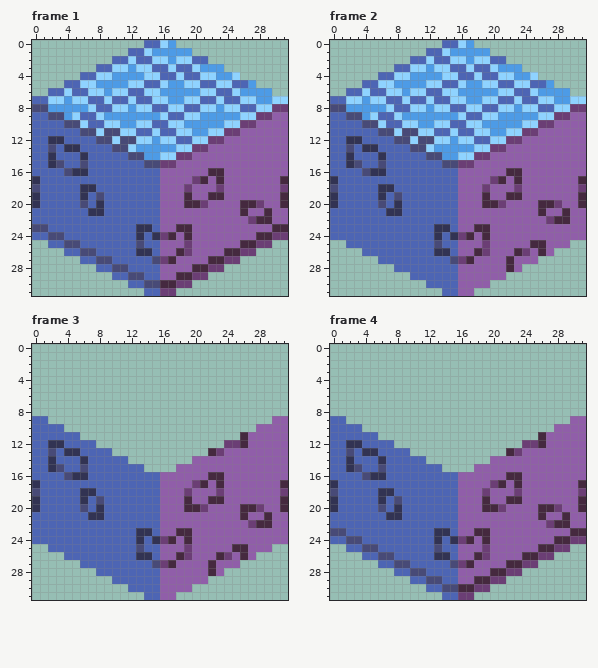
Pixel-art file: Assets/Art/Stone/S_Wall_Stone_Real_Cube.aseprite. The picture above was drawn from the file before the commit.
32x32 pixels, 4 frames. Shown: frame 1, frame 2, frame 3, frame 4.
After the commit:
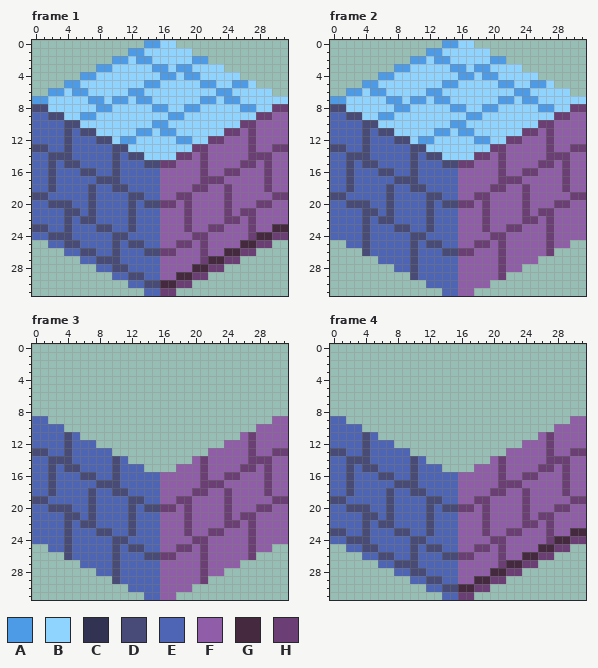
Palette (. is transparent): A #4d9be6  B #8fd3ff  C #323353  D #484a77  E #4d65b4  F #905ea9  G #45293f  H #6b3e75
What changed:
layer "Flattened Copy" now hidden
layer "Layer 1" now hidden
layer "Flattened #2" added
Frame 1, layer "Flattened #2":
y 0: x 14..15 EE -> AA; x 17 A -> B
y 1: x 12..13 EE -> AA; x 15..19 AAAAA -> BBBBB
y 2: x 10..11 EE -> AA; x 13..14 EE -> AA; x 17 A -> B; x 20..21 EE -> AA
y 3: x 8..9 EE -> AA; x 12 A -> B; x 15..16 EE -> AA; x 18..19 EE -> AA; x 21..23 AAA -> BBB
y 4: x 6..7 EE -> AA; x 10..13 AAAA -> BBBB; x 16..17 EE -> AA; x 19..20 EE -> AA; x 23..24 AA -> BB
y 5: x 4..5 EE -> AA; x 8..11 AAAA -> BBBB; x 14..15 EE -> AA; x 17..18 AA -> BB; x 21..22 EE -> AA; x 25..27 EEA -> AAB
y 6: x 2..3 EE -> AA; x 5..6 EE -> AA; x 9 A -> B; x 12..13 EE -> AA; x 16..20 AAAAA -> BBBBB; x 23..24 EE -> AA; x 26..29 AAAA -> BBBB
y 7: x 0..1 EE -> AA; x 4 A -> B; x 7..8 EE -> AA; x 10..11 EE -> AA; x 13..14 EE -> AA; x 17..18 AA -> BB; x 21..22 EE -> AA; x 24..25 EE -> AA; x 28..29 AA -> BB
y 8: x 2..6 AAAAA -> BBBBB; x 8..9 EE -> AA; x 12 A -> B; x 15..16 EE -> AA; x 19..20 EE -> AA; x 23 A -> B; x 26..27 EE -> AA
y 9: x 4 A -> B; x 6..7 EE -> AA; x 9..15 AAAAAAA -> BBBBBBB; x 17..18 EE -> AA; x 21..25 AAAAA -> BBBBB
y 10: x 7..8 EE -> BB; x 11..12 AA -> BB; x 15..16 EE -> AA; x 19..23 AAAAA -> BBBBB
y 11: x 4 E -> D; x 9..10 DD -> BB; x 13..14 EE -> AA; x 16..17 EE -> AA; x 20..21 AA -> BB; x 27 F -> H
y 12: x 2..4 CCE -> EED; x 11..12 DD -> AA; x 15 A -> B; x 18..19 EE -> AA; x 27 F -> H
y 13: x 0..2 EED -> DDE; x 4..5 CC -> DE; x 13..17 AAAAA -> BBBBB; x 27 F -> H; x 30..31 FF -> HH
y 14: x 2..4 CEE -> DDD; x 6 C -> E; x 10 E -> D; x 14..15 AA -> BB; x 21 F -> H; x 27..29 FFF -> HHH
y 15: x 2..6 CDEED -> DEDDE; x 10 E -> D; x 21 F -> H; x 26..27 FF -> HH; x 29 F -> H
y 16: x 2 E -> D; x 4..7 DCCE -> EEDD; x 10 E -> D; x 21..25 FGGFF -> HFFHH; x 29 F -> H
y 17: x 0 C -> E; x 2 E -> D; x 8..10 EEE -> DDD; x 20..23 HGFG -> FHHH; x 29 F -> H; x 31 G -> F
y 18: x 0 D -> E; x 2 E -> D; x 6..7 CC -> ED; x 10..11 EE -> DD; x 19..21 HFF -> FHH; x 23..24 HF -> FH; x 29 F -> H; x 31 H -> F
y 19: x 0..1 CE -> DD; x 6..8 CED -> EDE; x 12..13 EE -> DD; x 18..19 FG -> HH; x 22..24 GGF -> FFH; x 30..31 FG -> HH
y 20: x 0 C -> E; x 2..4 EEE -> DDD; x 6..8 DEC -> EDE; x 12 E -> D; x 14..17 EEFF -> DDHH; x 19..21 GGH -> HFF; x 24 F -> H; x 26..27 GG -> FF; x 29 F -> H; x 31 G -> F
y 21: x 4..5 EE -> DD; x 7..8 CC -> DE; x 12 E -> D; x 19 F -> H; x 24 F -> H; x 26..27 GF -> HH; x 29 G -> F
y 22: x 4 E -> D; x 6..7 EE -> DD; x 12 E -> D; x 19 F -> H; x 24..25 FF -> HH; x 28..29 GG -> FF
y 23: x 4 E -> D; x 8..9 EE -> DD; x 12..14 ECC -> DEE; x 18..19 GG -> FH; x 22..23 FF -> HH; x 27 F -> H
y 24: x 4 E -> D; x 10..11 EE -> DD; x 13 C -> E; x 15..17 CHG -> EFF; x 19..21 GFF -> FHH; x 27 F -> H
y 25: x 10 E -> D; x 12 E -> D; x 18 F -> H; x 21 F -> H
y 26: x 10 E -> D; x 13..19 CCEFFGH -> EDDHHFF; x 21 F -> H
y 27: x 10 E -> D; x 15..17 DHG -> EFF; x 21 F -> H
Frame 2, layer "Flattened #2":
y 0: x 14..15 EE -> AA; x 17 A -> B
y 1: x 12..13 EE -> AA; x 15..19 AAAAA -> BBBBB
y 2: x 10..11 EE -> AA; x 13..14 EE -> AA; x 17 A -> B; x 20..21 EE -> AA
y 3: x 8..9 EE -> AA; x 12 A -> B; x 15..16 EE -> AA; x 18..19 EE -> AA; x 21..23 AAA -> BBB
y 4: x 6..7 EE -> AA; x 10..13 AAAA -> BBBB; x 16..17 EE -> AA; x 19..20 EE -> AA; x 23..24 AA -> BB
y 5: x 4..5 EE -> AA; x 8..11 AAAA -> BBBB; x 14..15 EE -> AA; x 17..18 AA -> BB; x 21..22 EE -> AA; x 25..27 EEA -> AAB
y 6: x 2..3 EE -> AA; x 5..6 EE -> AA; x 9 A -> B; x 12..13 EE -> AA; x 16..20 AAAAA -> BBBBB; x 23..24 EE -> AA; x 26..29 AAAA -> BBBB
y 7: x 0..1 EE -> AA; x 4 A -> B; x 7..8 EE -> AA; x 10..11 EE -> AA; x 13..14 EE -> AA; x 17..18 AA -> BB; x 21..22 EE -> AA; x 24..25 EE -> AA; x 28..29 AA -> BB
y 8: x 2..6 AAAAA -> BBBBB; x 8..9 EE -> AA; x 12 A -> B; x 15..16 EE -> AA; x 19..20 EE -> AA; x 23 A -> B; x 26..27 EE -> AA
y 9: x 4 A -> B; x 6..7 EE -> AA; x 9..15 AAAAAAA -> BBBBBBB; x 17..18 EE -> AA; x 21..25 AAAAA -> BBBBB
y 10: x 7..8 EE -> BB; x 11..12 AA -> BB; x 15..16 EE -> AA; x 19..23 AAAAA -> BBBBB
y 11: x 4 E -> D; x 9..10 DD -> BB; x 13..14 EE -> AA; x 16..17 EE -> AA; x 20..21 AA -> BB; x 27 F -> H
y 12: x 2..4 CCE -> EED; x 11..12 DD -> AA; x 15 A -> B; x 18..19 EE -> AA; x 27 F -> H
y 13: x 0..2 EED -> DDE; x 4..5 CC -> DE; x 13..17 AAAAA -> BBBBB; x 27 F -> H; x 30..31 FF -> HH
y 14: x 2..4 CEE -> DDD; x 6 C -> E; x 10 E -> D; x 14..15 AA -> BB; x 21 F -> H; x 27..29 FFF -> HHH
y 15: x 2..6 CDEED -> DEDDE; x 10 E -> D; x 21 F -> H; x 26..27 FF -> HH; x 29 F -> H
y 16: x 2 E -> D; x 4..7 DCCE -> EEDD; x 10 E -> D; x 21..25 FGGFF -> HFFHH; x 29 F -> H
y 17: x 0 C -> E; x 2 E -> D; x 8..10 EEE -> DDD; x 20..23 HGFG -> FHHH; x 29 F -> H; x 31 G -> F
y 18: x 0 D -> E; x 2 E -> D; x 6..7 CC -> ED; x 10..11 EE -> DD; x 19..21 HFF -> FHH; x 23..24 HF -> FH; x 29 F -> H; x 31 H -> F
y 19: x 0..1 CE -> DD; x 6..8 CED -> EDE; x 12..13 EE -> DD; x 18..19 FG -> HH; x 22..24 GGF -> FFH; x 30..31 FG -> HH
y 20: x 0 C -> E; x 2..4 EEE -> DDD; x 6..8 DEC -> EDE; x 12 E -> D; x 14..17 EEFF -> DDHH; x 19..21 GGH -> HFF; x 24 F -> H; x 26..27 GG -> FF; x 29 F -> H; x 31 G -> F
y 21: x 4..5 EE -> DD; x 7..8 CC -> DE; x 12 E -> D; x 19 F -> H; x 24 F -> H; x 26..27 GF -> HH; x 29 G -> F
y 22: x 4 E -> D; x 6..7 EE -> DD; x 12 E -> D; x 19 F -> H; x 24..25 FF -> HH; x 28..29 GG -> FF
y 23: x 4 E -> D; x 8..9 EE -> DD; x 12..14 ECC -> DEE; x 18..19 GG -> FH; x 22..23 FF -> HH; x 27 F -> H
y 24: x 4 E -> D; x 10..11 EE -> DD; x 13 C -> E; x 15..17 CHG -> EFF; x 19..21 GFF -> FHH; x 27 F -> H
y 25: x 4 E -> D; x 10 E -> D; x 12 E -> D; x 18 F -> H; x 21 F -> H; x 25..27 GGF -> FFH
y 26: x 4 E -> D; x 10 E -> D; x 13..19 CCEFFGH -> EDDHHFF; x 21 F -> H; x 23..24 GH -> FF; x 26..27 GF -> FH
y 27: x 10 E -> D; x 15..17 DHG -> EFF; x 21..22 FG -> HF
y 28: x 10 E -> D; x 21..22 FG -> HF
y 29: x 10 E -> D; x 21 F -> H
Frame 3, layer "Flattened #2":
y 11: x 4 E -> D; x 26..27 GF -> FH
y 12: x 2..4 CCE -> EED; x 24..27 HHGF -> FFFH
y 13: x 0..2 EED -> DDE; x 4..5 CC -> DE; x 22..23 GH -> FF; x 27 F -> H; x 30..31 FF -> HH
y 14: x 2..4 CEE -> DDD; x 6 C -> E; x 10 E -> D; x 21 F -> H; x 27..29 FFF -> HHH
y 15: x 2..6 CDEED -> DEDDE; x 10 E -> D; x 21 F -> H; x 26..27 FF -> HH; x 29 F -> H
y 16: x 2 E -> D; x 4..7 DCCE -> EEDD; x 10 E -> D; x 21..25 FGGFF -> HFFHH; x 29 F -> H
y 17: x 0 C -> E; x 2 E -> D; x 8..10 EEE -> DDD; x 20..23 HGFG -> FHHH; x 29 F -> H; x 31 G -> F
y 18: x 0 D -> E; x 2 E -> D; x 6..7 CC -> ED; x 10..11 EE -> DD; x 19..21 HFF -> FHH; x 23..24 HF -> FH; x 29 F -> H; x 31 H -> F
y 19: x 0..1 CE -> DD; x 6..8 CED -> EDE; x 12..13 EE -> DD; x 18..19 FG -> HH; x 22..24 GGF -> FFH; x 30..31 FG -> HH
y 20: x 0 C -> E; x 2..4 EEE -> DDD; x 6..8 DEC -> EDE; x 12 E -> D; x 14..17 EEFF -> DDHH; x 19..21 GGH -> HFF; x 24 F -> H; x 26..27 GG -> FF; x 29 F -> H; x 31 G -> F
y 21: x 4..5 EE -> DD; x 7..8 CC -> DE; x 12 E -> D; x 19 F -> H; x 24 F -> H; x 26..27 GF -> HH; x 29 G -> F
y 22: x 4 E -> D; x 6..7 EE -> DD; x 12 E -> D; x 19 F -> H; x 24..25 FF -> HH; x 28..29 GG -> FF
y 23: x 4 E -> D; x 8..9 EE -> DD; x 12..14 ECC -> DEE; x 18..19 GG -> FH; x 22..23 FF -> HH; x 27 F -> H
y 24: x 4 E -> D; x 10..11 EE -> DD; x 13 C -> E; x 15..17 CHG -> EFF; x 19..21 GFF -> FHH; x 27 F -> H
y 25: x 4 E -> D; x 10 E -> D; x 12 E -> D; x 18 F -> H; x 21 F -> H; x 25..27 GGF -> FFH
y 26: x 4 E -> D; x 10 E -> D; x 13..19 CCEFFGH -> EDDHHFF; x 21 F -> H; x 23..24 GH -> FF; x 26..27 GF -> FH
y 27: x 10 E -> D; x 15..17 DHG -> EFF; x 21..22 FG -> HF
y 28: x 10 E -> D; x 21..22 FG -> HF
y 29: x 10 E -> D; x 21 F -> H
Frame 4, layer "Flattened #2":
y 11: x 4 E -> D; x 26..27 GF -> FH
y 12: x 2..4 CCE -> EED; x 24..27 HHGF -> FFFH
y 13: x 0..2 EED -> DDE; x 4..5 CC -> DE; x 22..23 GH -> FF; x 27 F -> H; x 30..31 FF -> HH
y 14: x 2..4 CEE -> DDD; x 6 C -> E; x 10 E -> D; x 21 F -> H; x 27..29 FFF -> HHH
y 15: x 2..6 CDEED -> DEDDE; x 10 E -> D; x 21 F -> H; x 26..27 FF -> HH; x 29 F -> H
y 16: x 2 E -> D; x 4..7 DCCE -> EEDD; x 10 E -> D; x 21..25 FGGFF -> HFFHH; x 29 F -> H
y 17: x 0 C -> E; x 2 E -> D; x 8..10 EEE -> DDD; x 20..23 HGFG -> FHHH; x 29 F -> H; x 31 G -> F
y 18: x 0 D -> E; x 2 E -> D; x 6..7 CC -> ED; x 10..11 EE -> DD; x 19..21 HFF -> FHH; x 23..24 HF -> FH; x 29 F -> H; x 31 H -> F
y 19: x 0..1 CE -> DD; x 6..8 CED -> EDE; x 12..13 EE -> DD; x 18..19 FG -> HH; x 22..24 GGF -> FFH; x 30..31 FG -> HH
y 20: x 0 C -> E; x 2..4 EEE -> DDD; x 6..8 DEC -> EDE; x 12 E -> D; x 14..17 EEFF -> DDHH; x 19..21 GGH -> HFF; x 24 F -> H; x 26..27 GG -> FF; x 29 F -> H; x 31 G -> F
y 21: x 4..5 EE -> DD; x 7..8 CC -> DE; x 12 E -> D; x 19 F -> H; x 24 F -> H; x 26..27 GF -> HH; x 29 G -> F
y 22: x 4 E -> D; x 6..7 EE -> DD; x 12 E -> D; x 19 F -> H; x 24..25 FF -> HH; x 28..29 GG -> FF
y 23: x 4 E -> D; x 8..9 EE -> DD; x 12..14 ECC -> DEE; x 18..19 GG -> FH; x 22..23 FF -> HH; x 27 F -> H
y 24: x 4 E -> D; x 10..11 EE -> DD; x 13 C -> E; x 15..17 CHG -> EFF; x 19..21 GFF -> FHH; x 27 F -> H
y 25: x 10 E -> D; x 12 E -> D; x 18 F -> H; x 21 F -> H
y 26: x 10 E -> D; x 13..19 CCEFFGH -> EDDHHFF; x 21 F -> H
y 27: x 10 E -> D; x 15..17 DHG -> EFF; x 21 F -> H
Boxes around the changes in both pictures, in picture pixels (x1, y1, x2, y2):
changed: (32, 40, 288, 264)
changed: (330, 40, 586, 280)
changed: (32, 432, 288, 584)
changed: (330, 432, 586, 568)
